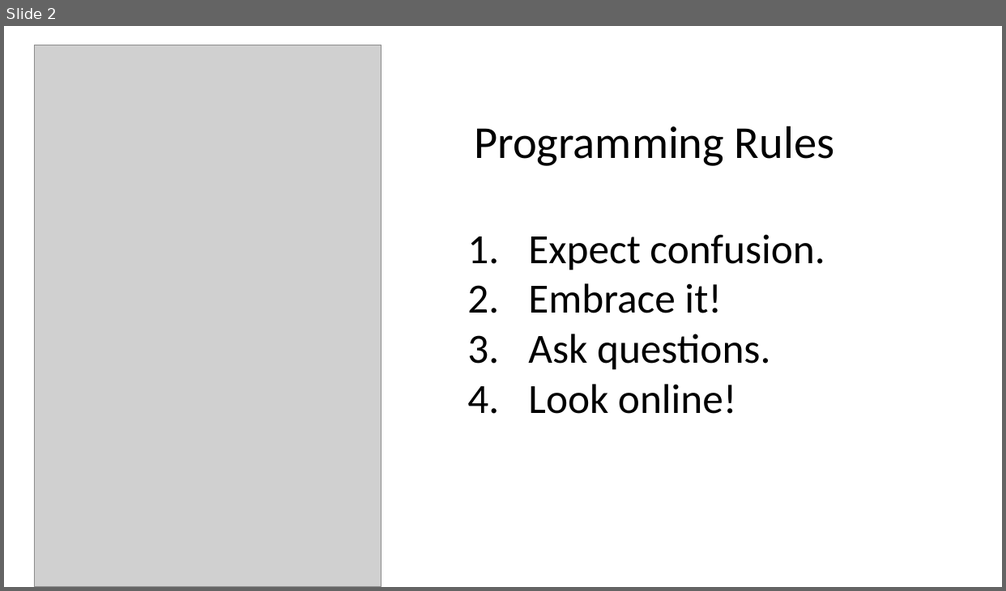
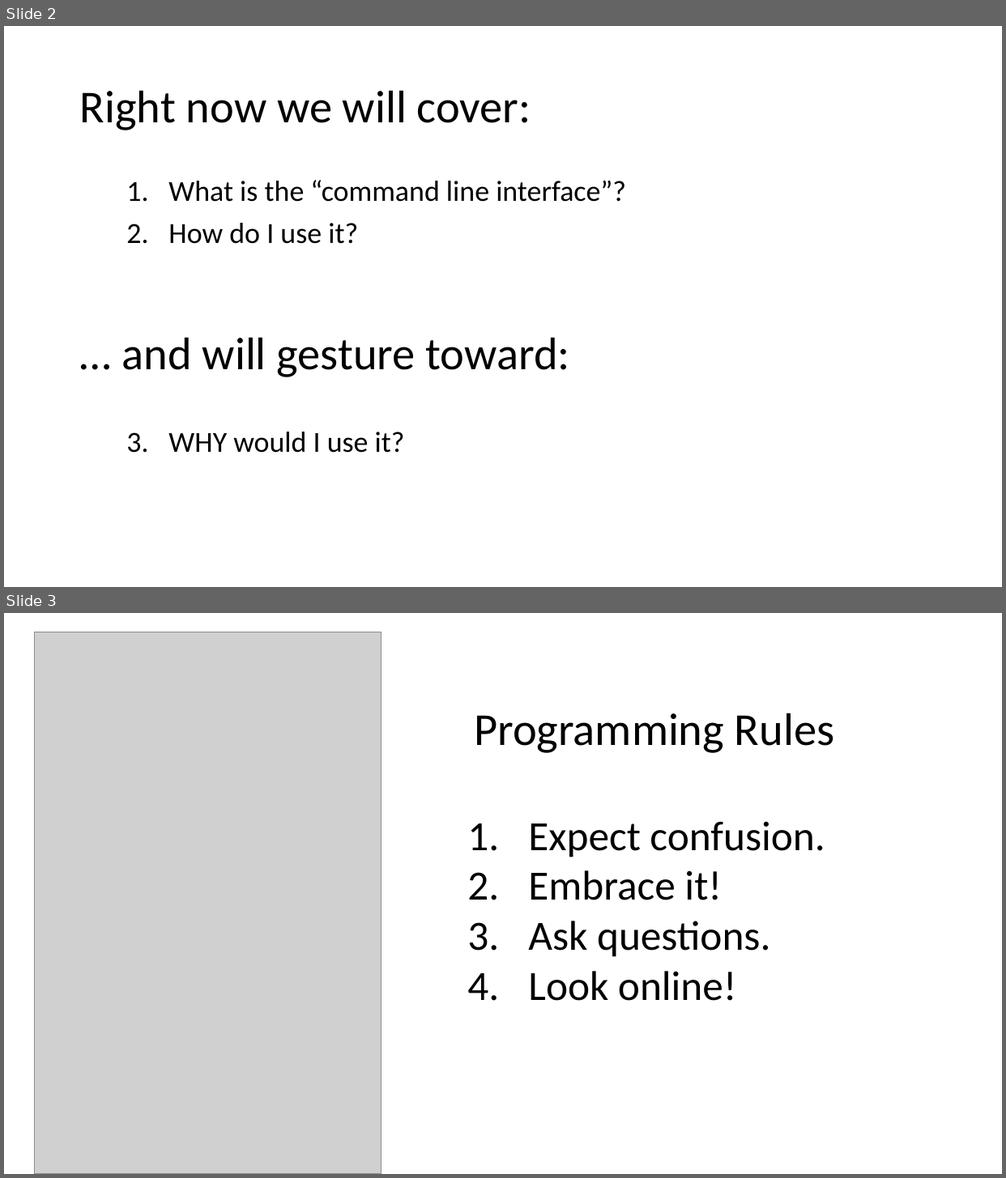
Before and after one commit to humanitiesprogramming/slides, a slide deck: 2019/misc/CLI Git.pptx. Shown one above the other, each under a label of ours: slide 2 before the commit, slides 2 and 3 after it. The pictures are 1006x591 and 1006x1178 pixels, drawn with LibreOffice and Linux fonts; fonts in the diff are those of the drawing; grey boxes stand for pictures. Boxes give left, top, right and bottom in pixels: in the first picture for what was removed or moved away, otherwise in the second. Text is boxed around its words. In the diff, an @@ line names an element or a change of style, - is before the commit and + after.

Commit message:
Made edits to CLI Git powerpoint, including adding a couple slides that: 1. outlined what we'd be covering in the CLI unit and 2. gave an example from my sentiment analysis project of how I would use the CLI in day-to-day project use.

```diff
--- a/2019/misc/CLI Git.pptx
+++ b/2019/misc/CLI Git.pptx
@@ slide 2 added at (4,26,1002,587), background #FFFFFF @@
@@ title added at (80,90,570,378), 44 pt, text #000000 @@
+Right now we will cover:
+… and will gesture toward:
@@ text added at (168,180,626,453), 28 pt, text #000000 @@
+1. What is the “command line interface”?
+2. How do I use it?
+3. WHY would I use it?
@@ what was slide 2 is now slide 3 @@
```
Also in this commit, not shown: 2 slides changed, 1 other slide added.
